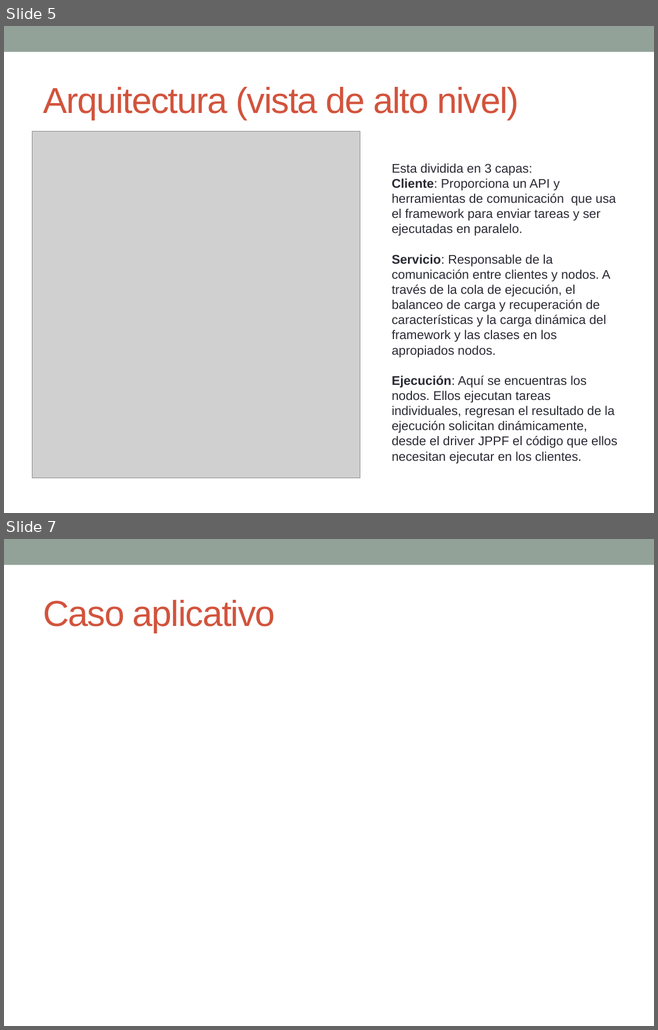
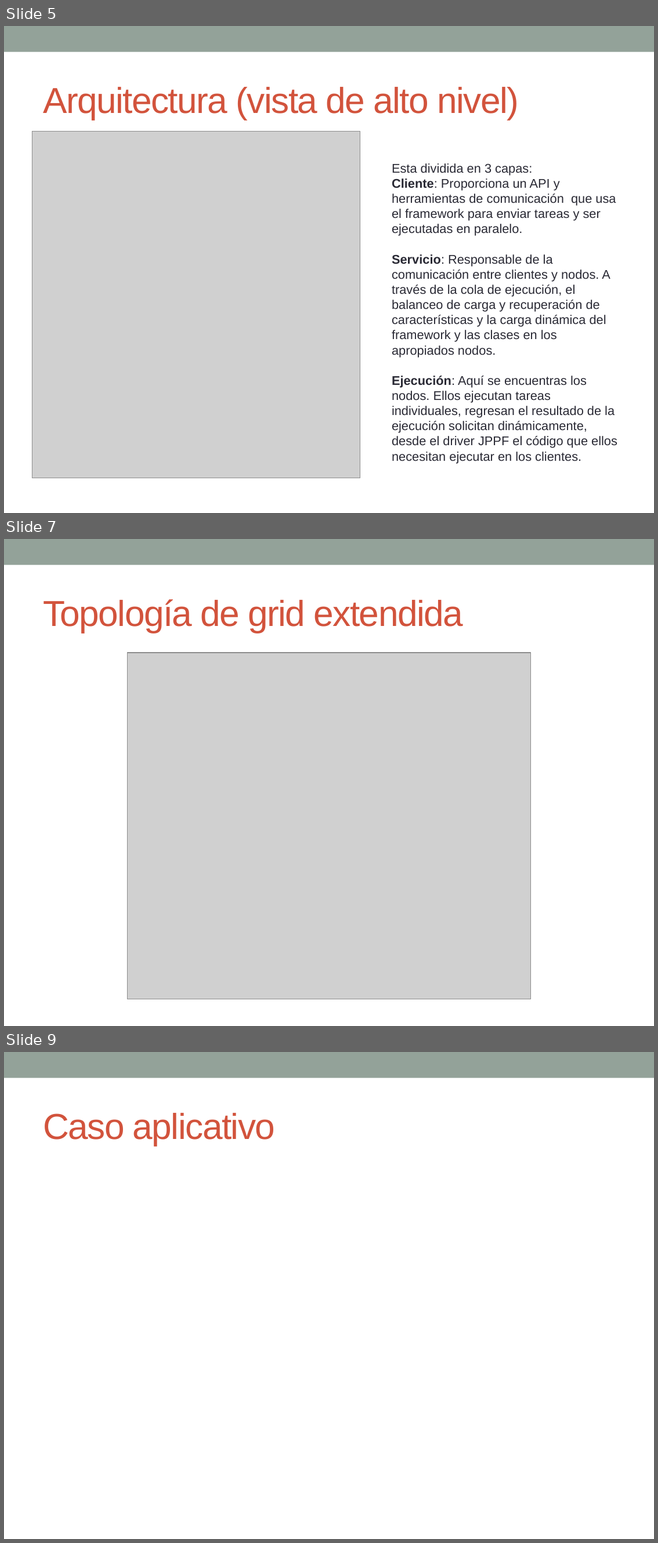
Before and after one commit to oca159/Clase-DAR, a slide deck: Tareas/JPPF/JPPF-Presentacion.pptx. Shown one above the other, each under a label of ours: slides 5 and 7 before the commit, slides 5, 7 and 9 after it; the slides between them are not shown. The pictures are 658x1030 and 658x1543 pixels, drawn with LibreOffice and Linux fonts; fonts in the diff are those of the drawing; grey boxes stand for pictures. Boxes give left, top, right and bottom in pixels: in the first picture for what was removed or moved away, otherwise in the second. Text is boxed around its words. In the diff, an @@ line names an element or a change of style, - is before the commit and + after.

```diff
--- a/Tareas/JPPF/JPPF-Presentacion.pptx
+++ b/Tareas/JPPF/JPPF-Presentacion.pptx
@@ slide 7 added at (4, 539, 654, 1026), background #FFFFFF; not listed: 1 template element that a slide beside it also shows @@
@@ title added at (43, 599, 463, 633), 40 pt, text #D2533C @@
+Topología de grid extendida
@@ picture added at (128, 653, 531, 999) @@
@@ what was slide 7 is now slide 9 @@
```
Also in this commit, not shown: 2 other slides added, 1 slide removed, 3 other files.
